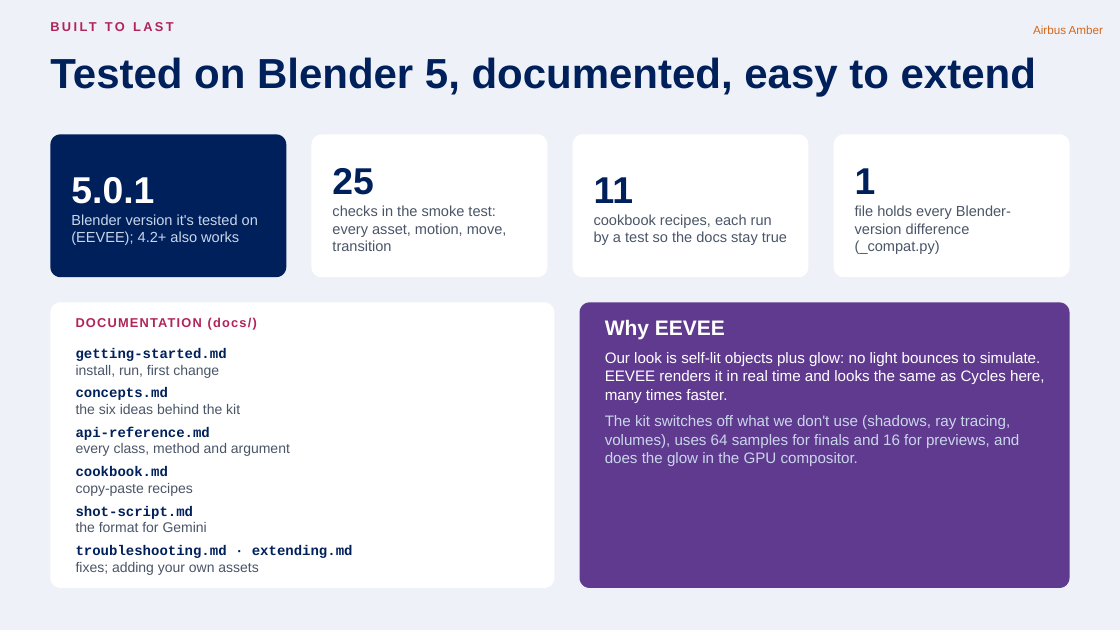
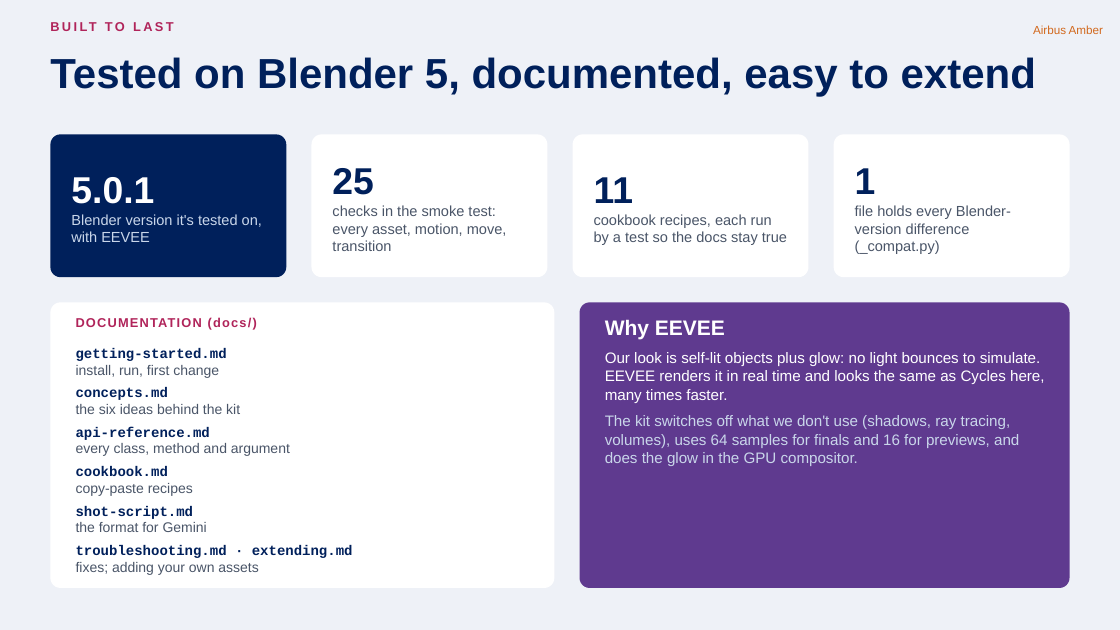
Before and after one commit to nithinram97/archify, a slide deck: slide 10 of erm-migration/motionkit/presentation/motionkit-for-developers.pptx. Drawn at 1120x630 pixels with LibreOffice and Linux fonts; fonts in the diff are those of the drawing. Boxes give left, top, right and bottom in pixels: in the first picture for what was removed or moved away, otherwise in the second. Text is boxed around its words. In the diff, an @@ line names an element or a change of style, - is before the commit and + after.

```diff
--- a/erm-migration/motionkit/presentation/motionkit-for-developers.pptx
+++ b/erm-migration/motionkit/presentation/motionkit-for-developers.pptx
@@ text at (71, 214, 262, 242): text changed @@
-Blender version it's tested on (EEVEE); 4.2+ also works
+Blender version it's tested on, with EEVEE
```
Also in this commit, not shown: 3 other files.
